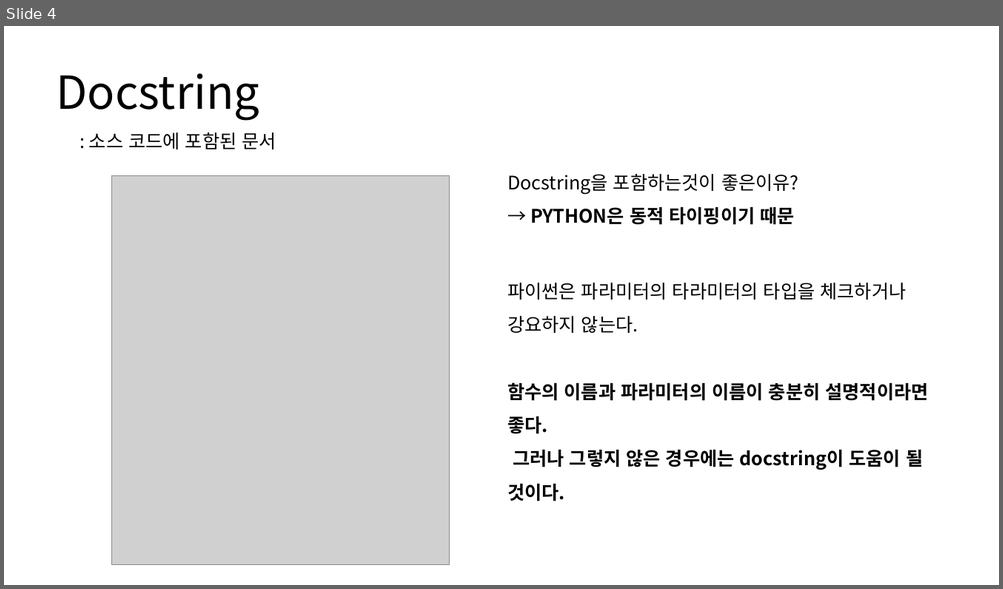
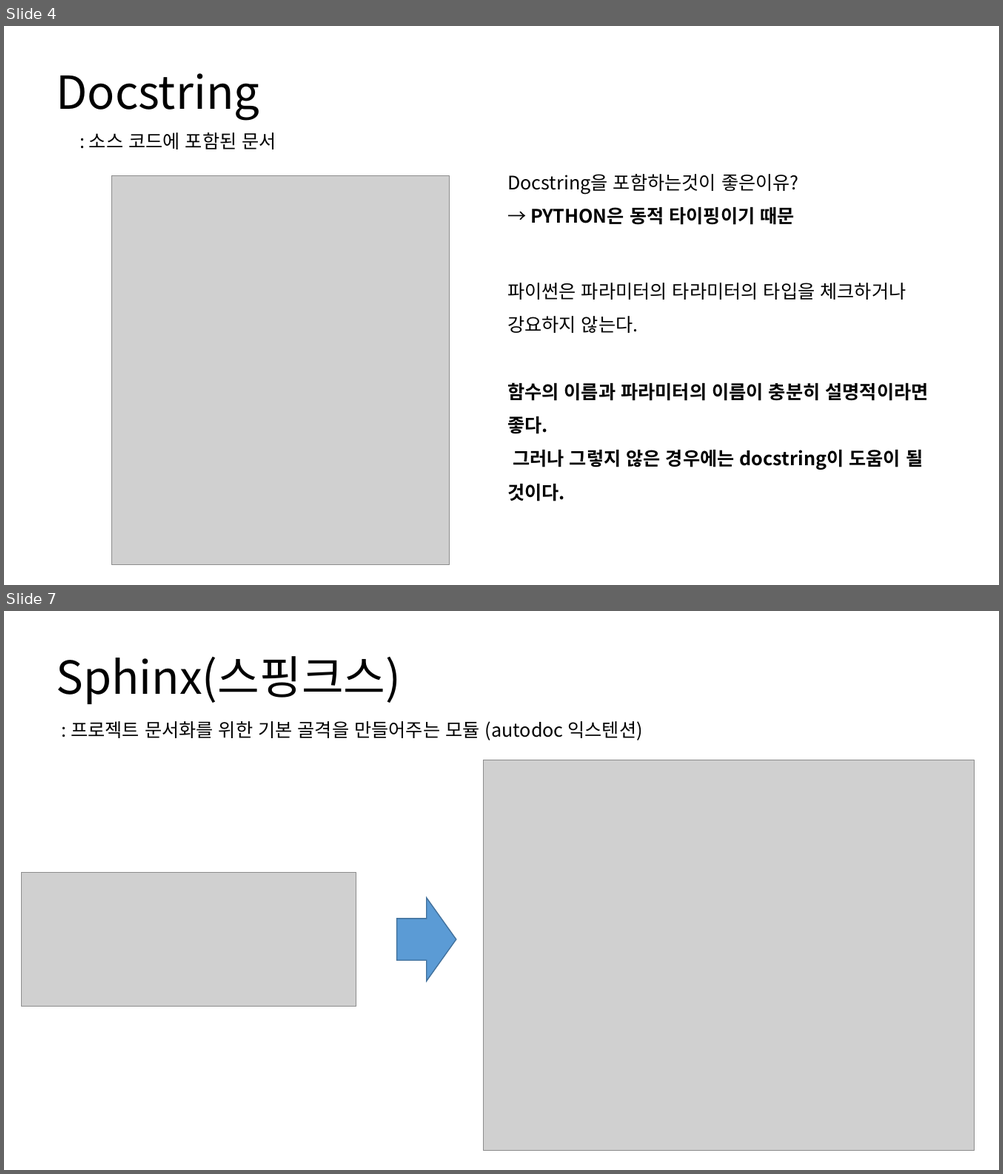
Before and after one commit to JONGSKY/Read-and-Write, a slide deck: chapter_1_소개, 코드 포매팅과 도구/1장_소개자료.pptx. Shown one above the other, each under a label of ours: slide 4 before the commit, slides 4 and 7 after it; the slides between them are not shown. The pictures are 1003x589 and 1003x1174 pixels, drawn with LibreOffice and Linux fonts; fonts in the diff are those of the drawing; grey boxes stand for pictures. Boxes give left, top, right and bottom in pixels: in the first picture for what was removed or moved away, otherwise in the second. Text is boxed around its words. In the diff, an @@ line names an element or a change of style, - is before the commit and + after.

```diff
--- a/chapter_1_소개, 코드 포매팅과 도구/1장_소개자료.pptx
+++ b/chapter_1_소개, 코드 포매팅과 도구/1장_소개자료.pptx
@@ slide 7 added at <box>4,611,999,1170</box>, background #FFFFFF @@
@@ text added at <box>56,656,401,704</box>, 44 pt, text #000000 @@
+Sphinx(스핑크스)
@@ text added at <box>71,721,642,741</box>, 18 pt, text #000000 @@
+: 프로젝트 문서화를 위한 기본 골격을 만들어주는 모듈 (autodoc 익스텐션)
@@ picture added at <box>483,760,974,1151</box> @@
@@ picture added at <box>21,872,356,1006</box> @@
@@ right arrow added at <box>396,898,456,982</box>, fill #5B9BD5, outline #43739E 1 pt @@
```
Also in this commit, not shown: 2 slides changed, 4 other slides added, 4 other files.
